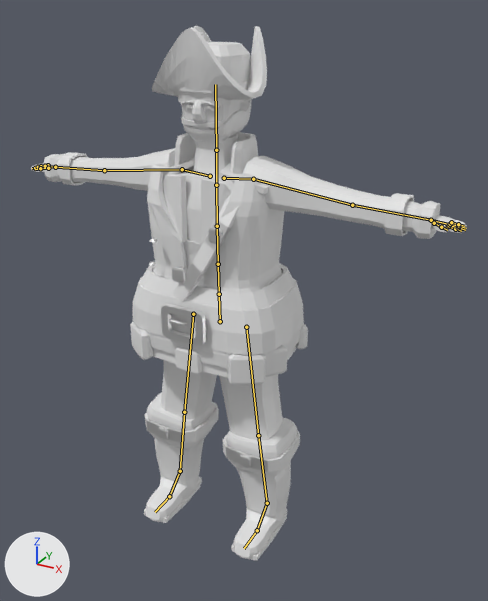
The Blender file PirateCharacter/pirate_character.blend, before and after one commit.
One viewpoint serves both versions: a camera (50 mm lens) standing at (1.2, -1.99, 2.0) and looking at (0.2, -0.17, 1.09). The axes (+X, +Y, +Z) are drawn at lower left. The lights are the same throughout. The older version comes first. The bones that bend it are drawn over the model as lines.

Names of what the first picture shows: 'SK_Pirate'.
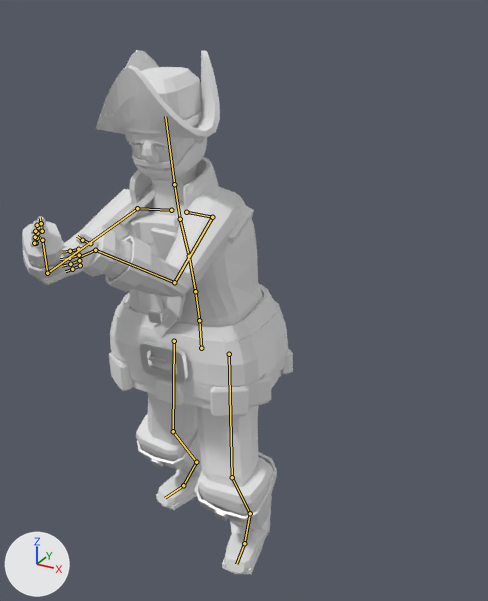
The newer file adds an action. The first version stands in its rest pose; the second is drawn at frame 22 of the action '_HelmIntact'.

Changed parts and their boxes (x1, y1, x2, y2) in the pictures (488 x 601 px):
'SK_Pirate', posed (38% narrower): before (31, 26, 467, 561); after (22, 50, 293, 574)
bone 'pelvis', root to tip: before (220, 321) to (219, 294); after (201, 348) to (199, 320)
bone 'spine_01', root to tip: before (219, 294) to (218, 264); after (199, 320) to (195, 291)
bone 'spine_02', root to tip: before (218, 264) to (217, 226); after (195, 291) to (189, 256)
bone 'spine_03', root to tip: before (217, 226) to (216, 185); after (189, 256) to (180, 219)
bone 'neck', root to tip: before (216, 185) to (216, 150); after (180, 219) to (174, 184)
bone 'head', root to tip: before (216, 150) to (215, 84); after (174, 184) to (165, 116)
bone 'clavicle.L', root to tip: before (224, 178) to (253, 179); after (186, 212) to (212, 217)
bone 'upperarm.L', root to tip: before (253, 179) to (352, 205); after (212, 217) to (174, 282)
bone 'lowerarm.L', root to tip: before (352, 205) to (431, 220); after (174, 282) to (95, 250)
bone 'hand.L', root to tip: before (431, 220) to (449, 224); after (95, 250) to (79, 257)
bone 'finger_index_01.L', root to tip: before (448, 226) to (455, 229); after (78, 249) to (70, 251)
bone 'finger_middle_01.L', root to tip: before (449, 225) to (458, 227); after (79, 255) to (69, 258)
bone 'finger_ring_01.L', root to tip: before (450, 224) to (458, 226); after (79, 260) to (70, 264)
bone 'finger_pinky_01.L', root to tip: before (451, 222) to (458, 224); after (80, 265) to (72, 269)
bone 'thumb_02.L', root to tip: before (441, 227) to (447, 230); after (82, 240) to (77, 236)
bone 'clavicle.R', root to tip: before (210, 176) to (182, 169); after (171, 210) to (137, 208)
bone 'upperarm.R', root to tip: before (182, 169) to (104, 170); after (137, 208) to (47, 273)
bone 'lowerarm.R', root to tip: before (104, 170) to (55, 167); after (47, 273) to (42, 240)
bone 'hand.R', root to tip: before (55, 167) to (44, 166); after (42, 240) to (37, 235)
bone 'thigh.L', root to tip: before (246, 327) to (258, 435); after (229, 354) to (232, 477)
bone 'calf.L', root to tip: before (258, 435) to (267, 503); after (232, 477) to (250, 513)
bone 'foot.L', root to tip: before (267, 503) to (257, 530); after (250, 513) to (244, 543)
bone 'toe.L', root to tip: before (257, 530) to (244, 548); after (244, 543) to (236, 564)
bone 'thigh.R', root to tip: before (193, 314) to (184, 412); after (174, 341) to (173, 431)
bone 'calf.R', root to tip: before (184, 412) to (180, 471); after (173, 431) to (196, 462)
bone 'foot.R', root to tip: before (180, 471) to (169, 496); after (196, 462) to (183, 485)
bone 'toe.R', root to tip: before (169, 496) to (155, 512); after (183, 485) to (165, 498)

The edits, one by one:
Bone 'root' (bone_root) moves from (0.0, 0.0, 0.0) to (-0.001, 0.136, -0.051).
Bone 'root' (bone_root) turns from (0, 0, 0) to (0, 0, 1) degrees about its own x, y and z.
Bone 'pelvis' (bone_pelvis) turns from (0, 0, 0) to (-2, 0, -1) degrees about its own x, y and z.
Bone 'spine_01' (bone_spine_01) turns from (0, 0, 0) to (-5, 1, 0) degrees about its own x, y and z.
Bone 'spine_02' (bone_spine_02) turns from (0, 0, 0) to (-5, 1, 0) degrees about its own x, y and z.
Bone 'spine_03' (bone_spine_03) turns from (0, 0, 0) to (5, 1, 0) degrees about its own x, y and z.
Bone 'neck' (bone_neck) turns from (0, 0, 0) to (-5, 0, 0) degrees about its own x, y and z.
Bone 'head' (bone_head) turns from (0, 0, 0) to (-4, -1, 0) degrees about its own x, y and z.
Bone 'clavicle.L' (bone_clavicle_l) turns from (0, 0, 0) to (2, -1, -15) degrees about its own x, y and z.
Bone 'upperarm.L' (bone_upperarm_l) turns from (0, 0, 0) to (6, -15, -67) degrees about its own x, y and z.
Bone 'lowerarm.L' (bone_lowerarm_l) turns from (0, 0, 0) to (53, 56, -7) degrees about its own x, y and z.
Bone 'hand.L' (bone_hand_l) turns from (0, 0, 0) to (50, -149, -28) degrees about its own x, y and z.
Bone 'finger_index_01.L' (bone_finger_index_01_l) turns from (0, 0, 0) to (-13, -1, 0) degrees about its own x, y and z.
Bone 'finger_middle_01.L' (bone_finger_middle_01_l) turns from (0, 0, 0) to (-13, 0, 0) degrees about its own x, y and z.
Bone 'finger_ring_01.L' (bone_finger_ring_01_l) turns from (0, 0, 0) to (-13, 0, 0) degrees about its own x, y and z.
Bone 'finger_pinky_01.L' (bone_finger_pinky_01_l) turns from (0, 0, 0) to (-13, 2, 0) degrees about its own x, y and z.
Bone 'thumb_02.L' (bone_thumb_02_l) turns from (0, 0, 0) to (0, 1, -9) degrees about its own x, y and z.
Bone 'clavicle.R' (bone_clavicle_r) turns from (0, 0, 0) to (-1, 1, 12) degrees about its own x, y and z.
Bone 'upperarm.R' (bone_upperarm_r) turns from (0, 0, 0) to (-7, 21, 44) degrees about its own x, y and z.
Bone 'lowerarm.R' (bone_lowerarm_r) turns from (0, 0, 0) to (130, -57, -38) degrees about its own x, y and z.
Bone 'hand.R' (bone_hand_r) turns from (0, 0, 0) to (12, 158, 5) degrees about its own x, y and z.
Bone 'thigh.L' (bone_thigh_l) turns from (0, 0, 0) to (2, 1, -14) degrees about its own x, y and z.
Bone 'calf.L' (bone_calf_l) turns from (0, 0, 0) to (-4, 1, 41) degrees about its own x, y and z.
Bone 'foot.L' (bone_foot_l) turns from (0, 0, 0) to (27, 3, 13) degrees about its own x, y and z.
Bone 'toe.L' (bone_toe_l) turns from (0, 0, 0) to (0, -6, 6) degrees about its own x, y and z.
Bone 'thigh.R' (bone_thigh_r) turns from (0, 0, 0) to (1, 1, -6) degrees about its own x, y and z.
Bone 'calf.R' (bone_calf_r) turns from (0, 0, 0) to (-3, -1, -26) degrees about its own x, y and z.
Bone 'foot.R' (bone_foot_r) turns from (0, 0, 0) to (32, -1, -11) degrees about its own x, y and z.
Bone 'toe.R' (bone_toe_r) turns from (0, 0, 0) to (0, 6, -6) degrees about its own x, y and z.
